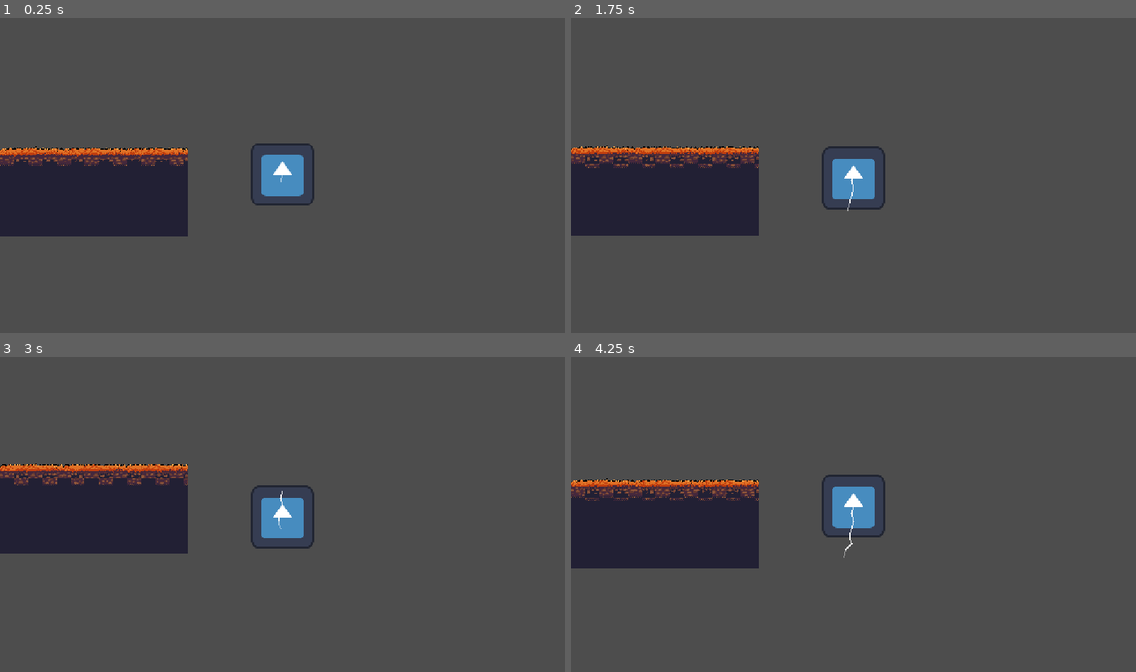
Above: before the commit, frames 1-4 (two rows, left to right).
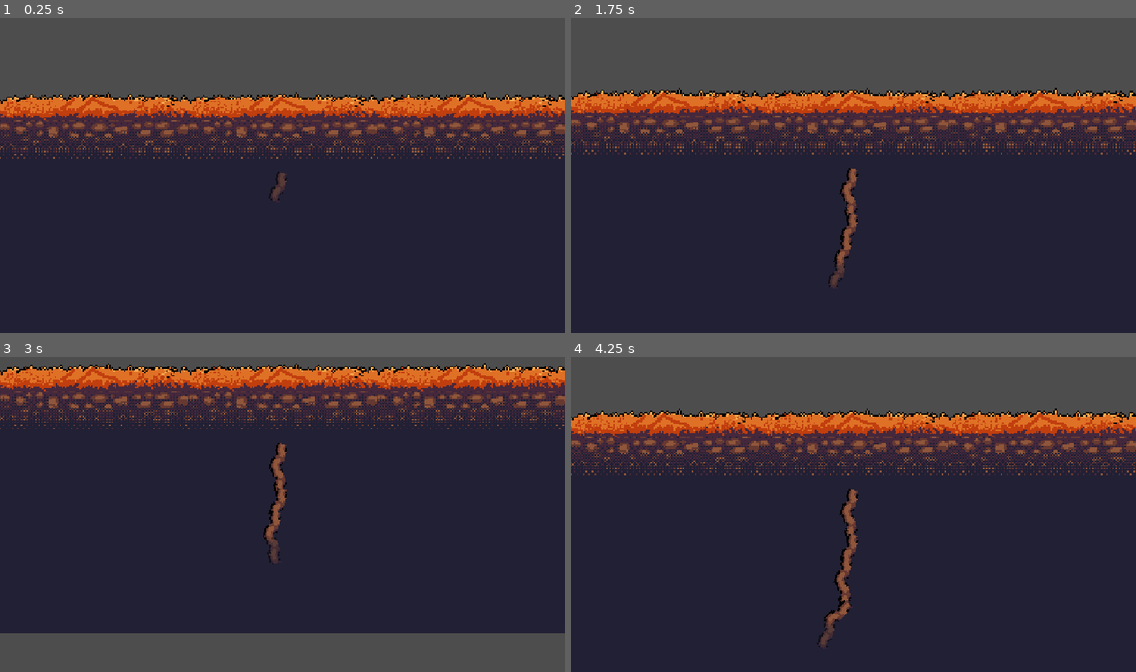
Above: after the commit, the same moments.

Repository: avycado13/cozyfall-game
Game: Godot game, scene res://scenes/main.tscn
The game is run twice, just before and just after one commit, with the same random seed, the same clock (stepped at 60 frames per second) and the same inputs. The engine's default icon, where the game draws it, is replaced by a stand-in: a white triangle on a blue panel in a dark square.
Inputs:
- Up to frame 1 (0.25 s): no input
- Up to frame 2 (1.75 s): tap Enter (ui_accept) at 0.5, 0.77, 1.25, 1.52 s; hold D (rotate_right) 0.53-1.28 s; hold Down (down) from 1.28 s (still down)
- Up to frame 3 (3 s): release Down (down) at 2.03 s; hold D (rotate_right) 2.03-2.78 s; hold Up (up) from 2.78 s (still down)
- Up to frame 4 (4.25 s): tap Enter (ui_accept) at 3.02, 3.77 s; release Up (up) at 3.53 s; hold A (rotate_left) from 3.53 s (still down)

The runs differ from the first frame. In frame 1, 67% of the frame differs, in the area x 0-100%, y 23-100%; in frame 2, 68%; in frame 3, 76%, in the area x 0-100%, y 2-88%; in frame 4, 74%.
Error before the commit: Parse Error: Identifier "camera" not declared in the current scope. (res://scripts/dirt_bg.gd:7)

Commit message:
I fixed the camera and added root textures

Diff:
--- a/project.godot
+++ b/project.godot
@@ -17,6 +17,8 @@
 
 [display]
 
+window/size/mode=2
+window/size/resizable=false
 window/stretch/mode="canvas_items"
 window/stretch/aspect="expand"
 
--- a/scenes/branch.tscn
+++ b/scenes/branch.tscn
@@ -1,6 +1,6 @@
 [gd_scene format=3 uid="uid://bj4a76wl6nsp8"]
 
-[ext_resource type="Script" uid="uid://b7ijadj081ykb" path="res://node_2d.gd" id="1_ntrnp"]
+[ext_resource type="Script" uid="uid://b7ijadj081ykb" path="res://scripts/roots.gd" id="1_ntrnp"]
 
 [node name="Node2D" type="Node2D" unique_id=783635948]
 script = ExtResource("1_ntrnp")
--- a/scenes/camera_man.tscn
+++ b/scenes/camera_man.tscn
@@ -1,7 +1,6 @@
 [gd_scene format=3 uid="uid://d3jisgvbyl820"]
 
 [ext_resource type="Script" uid="uid://cijpnfdv7mljl" path="res://scripts/camera_man.gd" id="1_av3pn"]
-[ext_resource type="Texture2D" uid="uid://4q335xxs2p" path="res://icon.svg" id="2_4d3j1"]
 
 [sub_resource type="CircleShape2D" id="CircleShape2D_4itki"]
 
@@ -13,9 +12,7 @@
 disabled = true
 
 [node name="Camera" type="Camera2D" parent="." unique_id=677112602]
+zoom = Vector2(3, 3)
 limit_enabled = false
 position_smoothing_enabled = true
 position_smoothing_speed = 2.0
-
-[node name="Sprite2D" type="Sprite2D" parent="." unique_id=95434849]
-texture = ExtResource("2_4d3j1")
--- a/scenes/ground.tscn
+++ b/scenes/ground.tscn
@@ -1,40 +1,24 @@
-[gd_scene format=3 uid="uid://bhss2rc30pepk"]
+[gd_scene format=3 uid="uid://cxyi8oo0eas1i"]
 
-[ext_resource type="Texture2D" uid="uid://bs6lpai2aseyc" path="res://assets/minerals.png" id="1_1ywih"]
-[ext_resource type="Script" uid="uid://bwstyysmuwero" path="res://scripts/dirt_bg.gd" id="2_ct7o8"]
+[ext_resource type="Script" uid="uid://bwstyysmuwero" path="res://scripts/ground.gd" id="2_ct7o8"]
 [ext_resource type="Texture2D" uid="uid://cgxsrwouioe1o" path="res://assets/stones.png" id="3_vjnaj"]
 [ext_resource type="Texture2D" uid="uid://f1x565nk5pht" path="res://assets/darkness.png" id="4_hokwi"]
 [ext_resource type="Texture2D" uid="uid://cty6wwppgxi2" path="res://assets/grass.png" id="5_6ra5r"]
 
-[sub_resource type="TileSetAtlasSource" id="TileSetAtlasSource_qhfa5"]
-texture = ExtResource("1_1ywih")
-0:0/0 = 0
-1:0/0 = 0
-2:0/0 = 0
-3:0/0 = 0
-
-[sub_resource type="TileSet" id="TileSet_4itki"]
-sources/1 = SubResource("TileSetAtlasSource_qhfa5")
-
-[node name="Ground" type="Node" unique_id=2071370031]
-
-[node name="TileMapLayer" type="TileMapLayer" parent="." unique_id=1335299417]
-tile_set = SubResource("TileSet_4itki")
-
-[node name="Parallax2D" type="Parallax2D" parent="." unique_id=761306451]
+[node name="Ground" type="Parallax2D" unique_id=1820954101]
 z_index = -10
 repeat_size = Vector2(128, 0)
 repeat_times = 5
 script = ExtResource("2_ct7o8")
 
-[node name="Dirt" type="Sprite2D" parent="Parallax2D" unique_id=1287424320]
+[node name="Dirt" type="Sprite2D" parent="." unique_id=208685507]
 z_index = -2
 texture = ExtResource("3_vjnaj")
 
-[node name="Darkness" type="Sprite2D" parent="Parallax2D" unique_id=1341649452]
+[node name="Darkness" type="Sprite2D" parent="." unique_id=844759301]
 z_index = 4
 texture = ExtResource("4_hokwi")
 
-[node name="Grass" type="Sprite2D" parent="Parallax2D" unique_id=353815110]
+[node name="Grass" type="Sprite2D" parent="." unique_id=1730244274]
 z_index = 5
 texture = ExtResource("5_6ra5r")
--- a/scenes/main.tscn
+++ b/scenes/main.tscn
@@ -9,6 +9,6 @@
 [node name="meow" parent="." unique_id=783635948 instance=ExtResource("1_j5px3")]
 z_index = 7
 
-[node name="Ground" parent="." unique_id=2071370031 instance=ExtResource("2_0wfyh")]
+[node name="Camera Man" parent="." unique_id=142650103 instance=ExtResource("3_sugp2")]
 
-[node name="Camera Man" parent="." unique_id=142650103 instance=ExtResource("3_sugp2")]
+[node name="Ground" parent="." unique_id=1820954101 instance=ExtResource("2_0wfyh")]
--- /dev/null
+++ b/scenes/minerals.tscn
@@ -0,0 +1,16 @@
+[gd_scene format=3 uid="uid://gcmvir6nn7bg"]
+
+[ext_resource type="Texture2D" uid="uid://bs6lpai2aseyc" path="res://assets/minerals.png" id="1_k5xk4"]
+
+[sub_resource type="TileSetAtlasSource" id="TileSetAtlasSource_qhfa5"]
+texture = ExtResource("1_k5xk4")
+0:0/0 = 0
+1:0/0 = 0
+2:0/0 = 0
+3:0/0 = 0
+
+[sub_resource type="TileSet" id="TileSet_4itki"]
+sources/1 = SubResource("TileSetAtlasSource_qhfa5")
+
+[node name="Minerals" type="TileMapLayer" unique_id=1721827952]
+tile_set = SubResource("TileSet_4itki")
--- a/scenes/stick.tscn
+++ b/scenes/stick.tscn
@@ -1,4 +1,6 @@
 [gd_scene format=3 uid="uid://debqdomvles3v"]
+
+[ext_resource type="Texture2D" uid="uid://deh6k0d1wf7ol" path="res://assets/aseprite files/root.png" id="1_i3vek"]
 
 [sub_resource type="RectangleShape2D" id="RectangleShape2D_tq6n8"]
 size = Vector2(2, 18)
@@ -9,8 +11,11 @@
 position = Vector2(0, 8)
 shape = SubResource("RectangleShape2D_tq6n8")
 
-[node name="ColorRect" type="ColorRect" parent="." unique_id=1735271693]
-offset_left = -1.0
+[node name="TextureRect" type="TextureRect" parent="." unique_id=1274936779]
+offset_left = 10.0
 offset_top = -1.0
-offset_right = 1.0
-offset_bottom = 17.0
+offset_right = 50.0
+offset_bottom = 39.0
+rotation = 1.5707964
+scale = Vector2(0.5, 0.5)
+texture = ExtResource("1_i3vek")
--- a/scripts/camera_man.gd
+++ b/scripts/camera_man.gd
@@ -1,12 +1,11 @@
 extends CharacterBody2D
 
-var max_speed = 300
+var max_speed = 200
 var acceleration = 100
-const SPEED = 300.0
-const JUMP_VELOCITY = -400.0
-var Camera_position = Vector2(0,0)
+
+@onready var Camera = $Camera
 func _process(delta: float) -> void:
-	Camera_position = $Camera.global_position
+	pass
 
 func _physics_process(delta: float) -> void:
 	# Get the input direction and handle the movement/deceleration.
--- a/scripts/dirt_bg.gd
+++ b/scripts/ground.gd
@@ -1,20 +1,14 @@
 extends Parallax2D
 
-
-
 func _ready() -> void:
-	var camera_position = $"../../Camera Man".Camera_position
-	if camera == null:
-		push_warning("Please assign a Camera2D to the Parallax2D node!")
-		return
-
+	print($"../Camera Man".Camera.zoom)
 	var viewport_size := get_viewport_rect().size
-	var viewport_height := viewport_size.y / camera.zoom.y
-	var viewport_width := viewport_size.x / camera.zoom.x
+	var viewport_height := viewport_size.y / 1
+	var viewport_width := viewport_size.x / 1
 
 	# Position the Parallax2D at the bottom quarter of the camera view.
 	global_position.y = (
-		camera.global_position.y
+		$"../Camera Man".Camera.global_position.y
 		+ viewport_height / 2.0
 		- viewport_height / 4.0
 	)
--- a/scripts/node_2d.gd
+++ b/scripts/roots.gd
@@ -18,9 +18,9 @@
 		current_pos -= Vector2(sin(instance.rotation),-cos(instance.rotation)) * 16
 		instance.modulate.a = 1
 		init_stick()
-	elif Input.is_action_just_pressed("rotate_left"):
+	elif Input.is_action_just_pressed("rotate_left") and rad_to_deg(instance.rotation ) < 50:
 		instance.rotation += deg_to_rad(30)
-	elif Input.is_action_just_pressed("rotate_right"):
+	elif Input.is_action_just_pressed("rotate_right") and rad_to_deg(instance.rotation ) > -50:
 		instance.rotation -= deg_to_rad(30)
 
 
Binary file added: assets/aseprite files/root.png
Not shown, added: assets/aseprite files/root.png.import
Not shown: 1 places in scenes/main.tscn that only renumber resources
Not shown, removed: scripts/dirt_bg.gd.uid
Not shown, added: scripts/ground.gd.uid
Renamed: scripts/node_2d.gd.uid -> scripts/roots.gd.uid
